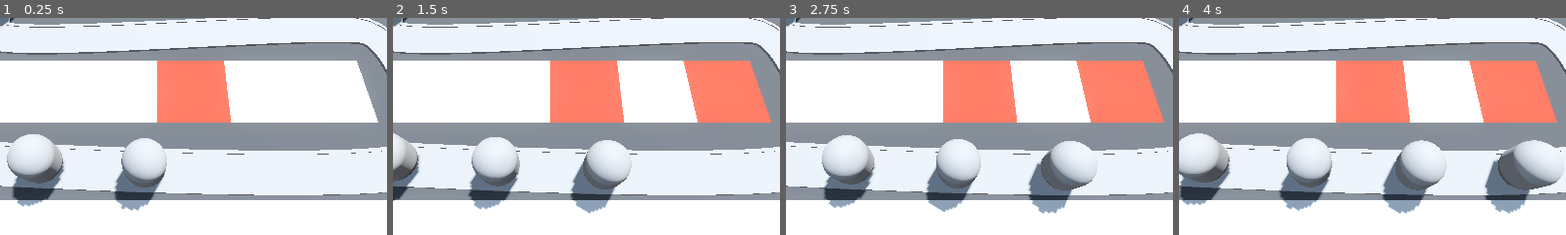
Above: before the commit, frames 1-4 (left to right).
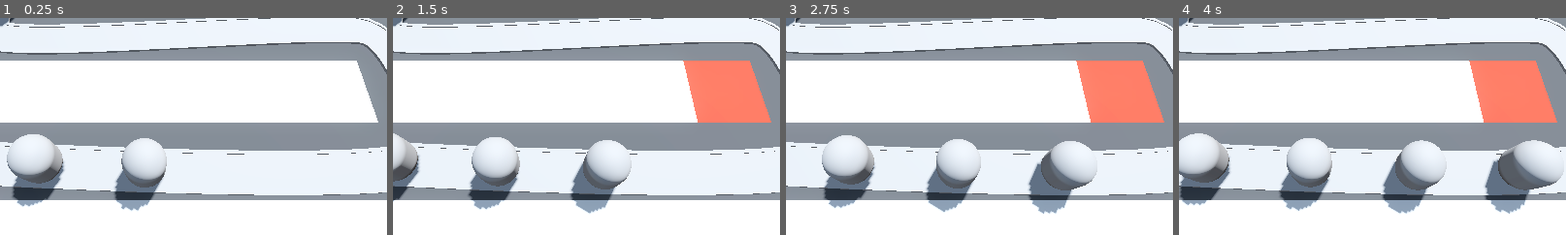
Above: after the commit, the same moments.

Repository: niamh-d/godot-3d-tower-defence
Game: Godot game, scene res://Scenes/base_level.tscn
Same seed, same stepped clock (60 frames per second), same inputs: the game is played once before the commit and once after it.
Inputs (mouse positions are % of the whole screen's width and height, from its top left):
- Up to frame 1 (0.25 s): no input
- Up to frame 2 (1.5 s): move the mouse to (72, 45) at 0.52 s; press the mouse at (72, 45) at 0.53 s; move the mouse to (30, 55) at 1.27 s; release the mouse at (30, 55) at 1.28 s; click (30, 55) at 1.35 s
- Up to frame 3 (2.75 s): move the mouse to (60, 28) at 2.02 s; press the mouse at (60, 28) at 2.03 s
- Up to frame 4 (4 s): move the mouse to (45, 70) at 2.77 s; release the mouse at (45, 70) at 2.78 s; click (45, 70) at 2.85 s; move the mouse to (80, 65) at 3.52 s; press the mouse at (80, 65) at 3.53 s
The pictures show only the part of the screen within x 30-80%, y 31-81%; the shares and areas given below are measured in that part.

The runs differ from the first frame. In frame 1, 5.2% of the frame differs, in the area x 40-60%, y 19-49%; in frame 2, 5.2%; in frame 3, 5.2%; in frame 4, 5.2%.

Commit message:
cell changes type on click

Diff:
--- a/Scenes/RayPickerCamera/ray_picker_camera.gd
+++ b/Scenes/RayPickerCamera/ray_picker_camera.gd
@@ -12,7 +12,11 @@
 	if ray_cast_3d.is_colliding():
 		var collider = ray_cast_3d.get_collider()
 		if collider is GridMap:
-			var collision_pt = ray_cast_3d.get_collision_point()
-			var cell = grid_map.local_to_map(collision_pt)
-			if grid_map.get_cell_item(cell) == 0:
-				grid_map.set_cell_item(cell, 1)
+			Input.set_default_cursor_shape(Input.CURSOR_POINTING_HAND)
+			if Input.is_action_pressed("click"):
+				var collision_pt = ray_cast_3d.get_collision_point()
+				var cell = grid_map.local_to_map(collision_pt)
+				if grid_map.get_cell_item(cell) == 0:
+					grid_map.set_cell_item(cell, 1)
+	else:
+		Input.set_default_cursor_shape(Input.CURSOR_ARROW)
--- a/project.godot
+++ b/project.godot
@@ -18,3 +18,11 @@
 [global_group]
 
 base=""
+
+[input]
+
+click={
+"deadzone": 0.5,
+"events": [Object(InputEventMouseButton,"resource_local_to_scene":false,"resource_name":"","device":-1,"window_id":0,"alt_pressed":false,"shift_pressed":false,"ctrl_pressed":false,"meta_pressed":false,"button_mask":1,"position":Vector2(394, 24),"global_position":Vector2(413, 115),"factor":1.0,"button_index":1,"canceled":false,"pressed":true,"double_click":false,"script":null)
+]
+}
Not shown: 4 places in MeshLibraries/SpaceLibrary.tres that only renumber resources
